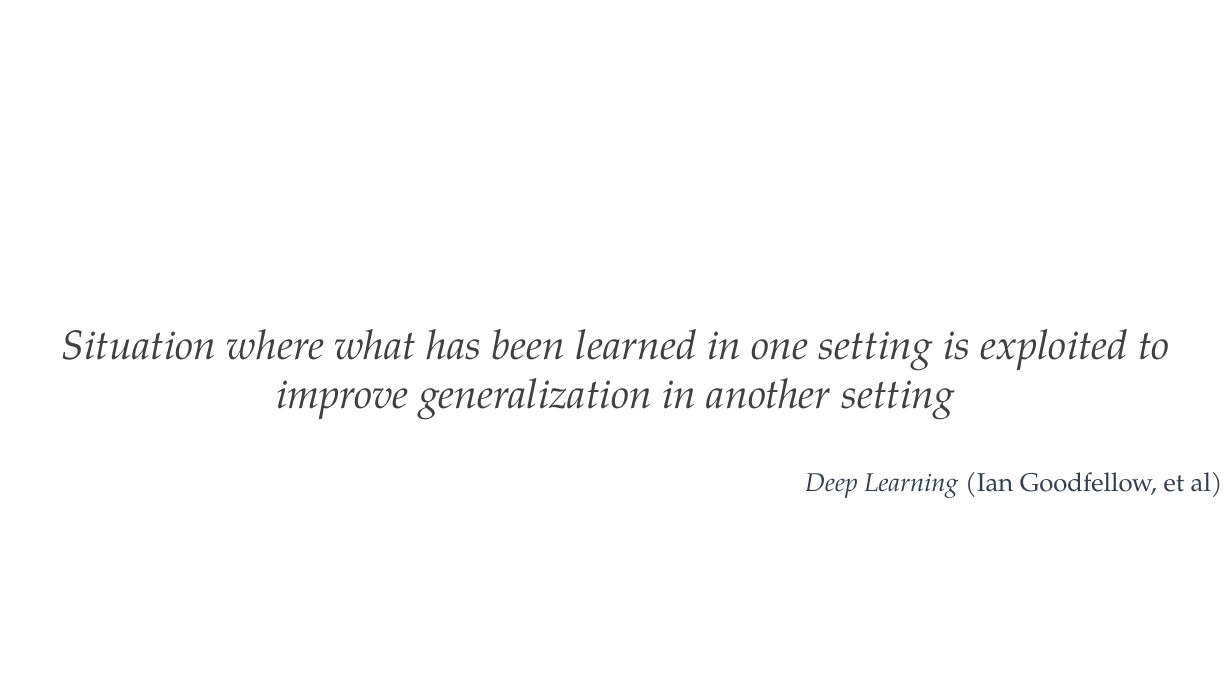
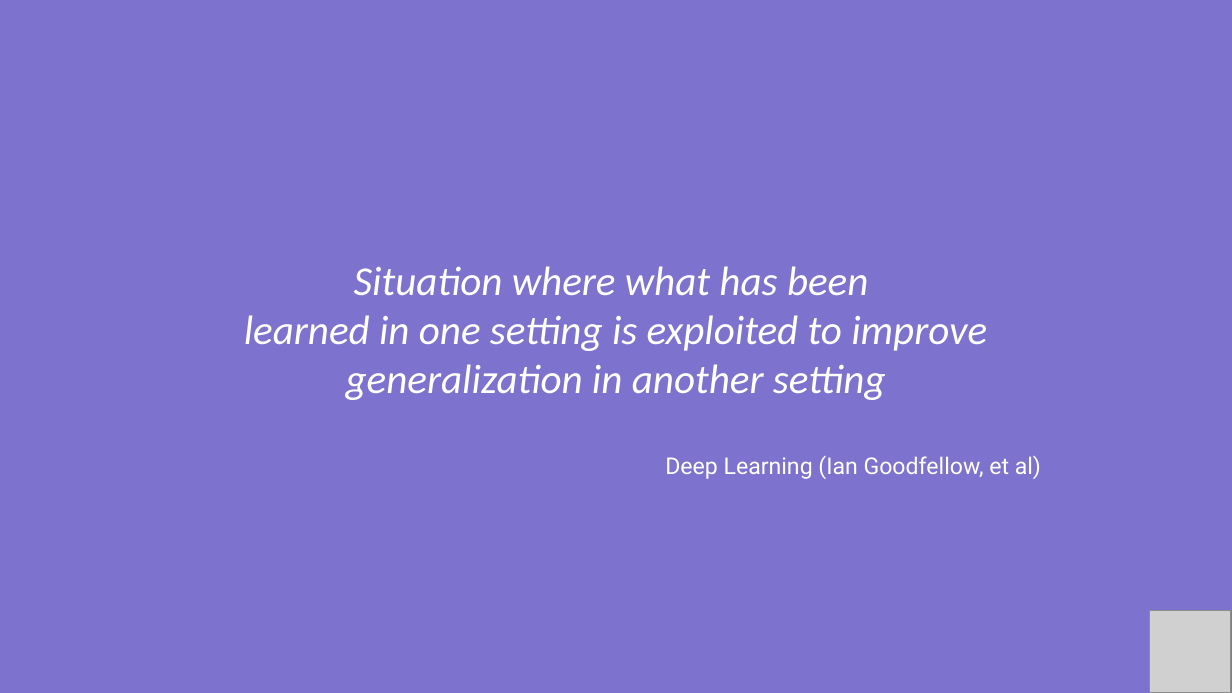
Before and after one commit to PracticumAI/transfer, a slide deck: slide 2 of presentations/02_transfer_learn.pptx. Drawn at 1232x693 pixels with LibreOffice and Linux fonts; fonts in the diff are those of the drawing; grey boxes stand for pictures. Boxes give left, top, right and bottom in pixels: in the first picture for what was removed or moved away, otherwise in the second. Text is boxed around its words. In the diff, an @@ line names an element or a change of style, - is before the commit and + after.

Commit message:
Updated transfer_learn.pptx to new visual standards.

```diff
--- a/presentations/02_transfer_learn.pptx
+++ b/presentations/02_transfer_learn.pptx
@@ background #FFFFFF to #6D61C7 at 89% opacity @@
@@ text "Situation where what has been": place and size @@
-text "Situation where what has been" at (62, 329, 1223, 498)
+text "Situation where what has been" at (244, 266, 1041, 479)
@@ text at (244, 266, 987, 400): text changed; font TeX Gyre Pagella to Calibri; text colour #404040 to #FFFFFF @@
-Situation where what has been learned in one setting is exploited to improve generalization in another setting
+Situation where what has been
+learned in one setting is exploited to improve generalization in another setting
@@ text at (665, 456, 1041, 479): size 20 to 18 pt, font TeX Gyre Pagella to Roboto, text colour #333F50 to #FFFFFF in "Deep Learning (Ian Goodfellow, et al)"; italic off in "Deep Learning (Ian" @@
@@ picture added at (1150, 611, 1231, 693) @@
```
Also in this commit, not shown: 14 other slides changed.
